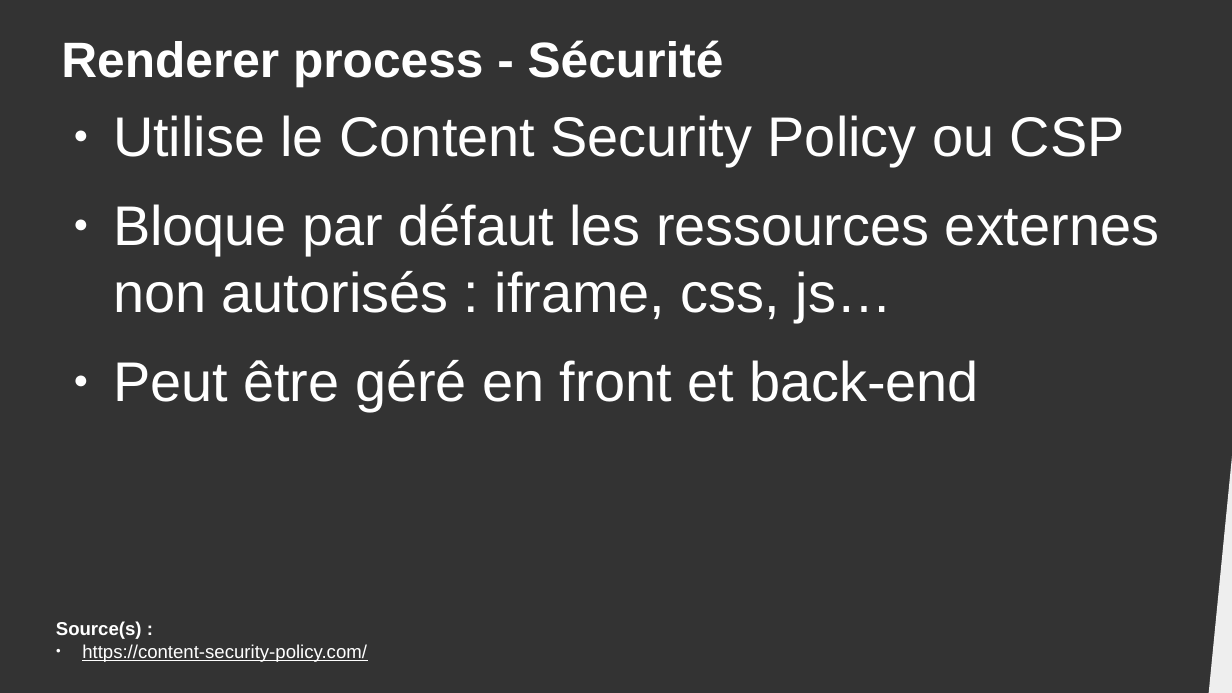
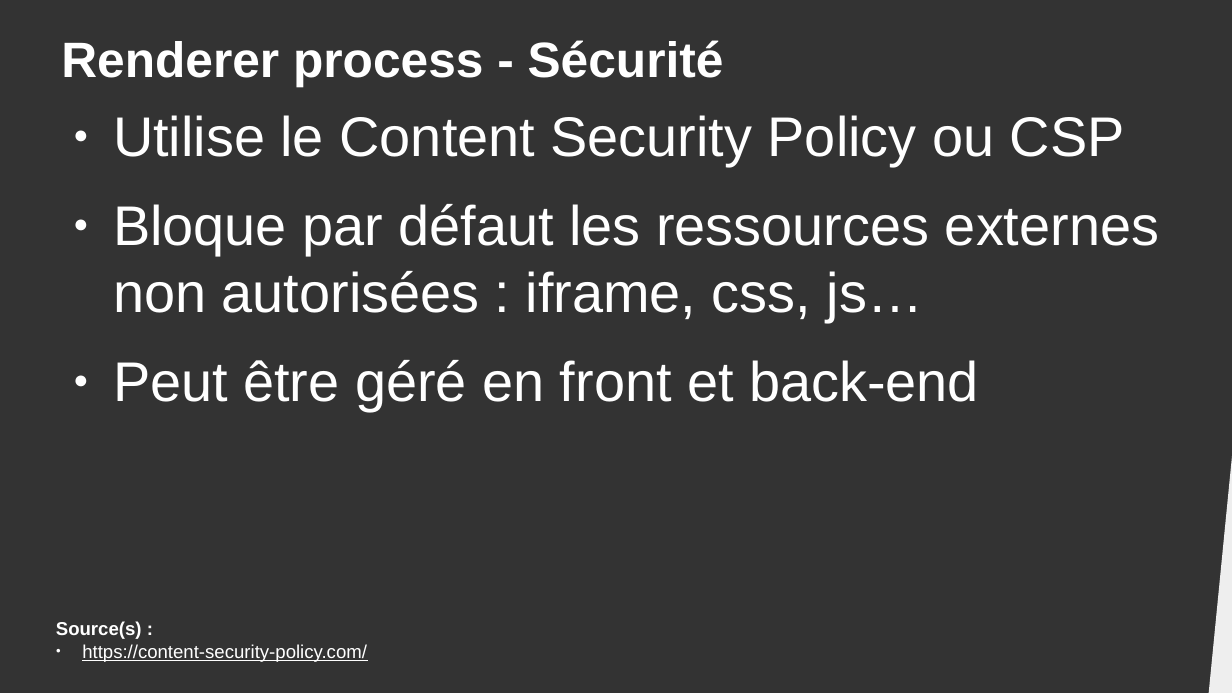
Before and after one commit to DanYellow/cours, a slide deck: slide 15 of developpement-front-s5/travaux-pratiques/numero-5/presentation.odp. Drawn at 1232x693 pixels with LibreOffice and Linux fonts; fonts in the diff are those of the drawing. Boxes give left, top, right and bottom in pixels: in the first picture for what was removed or moved away, otherwise in the second. Text is boxed around its words. In the diff, an @@ line names an element or a change of style, - is before the commit and + after.

```diff
--- a/developpement-front-s5/travaux-pratiques/numero-5/presentation.odp
+++ b/developpement-front-s5/travaux-pratiques/numero-5/presentation.odp
@@ text at (113, 204, 1159, 322): text changed @@
-● Bloque par défaut les ressources externes non autorisés : iframe, css, js…
+● Bloque par défaut les ressources externes non autorisées : iframe, css, js…
```
Also in this commit, not shown: 1 other slide changed, 4 other files.
